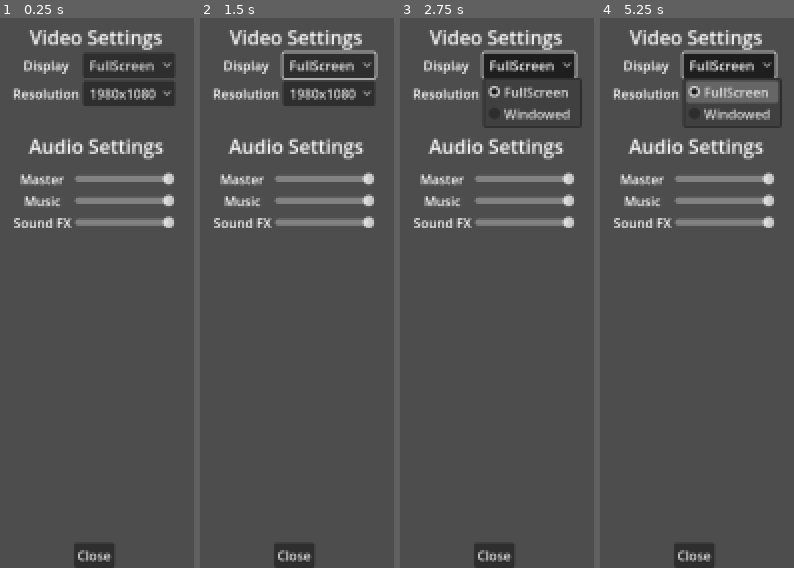
Above: before the commit, frames 1-4 (left to right).
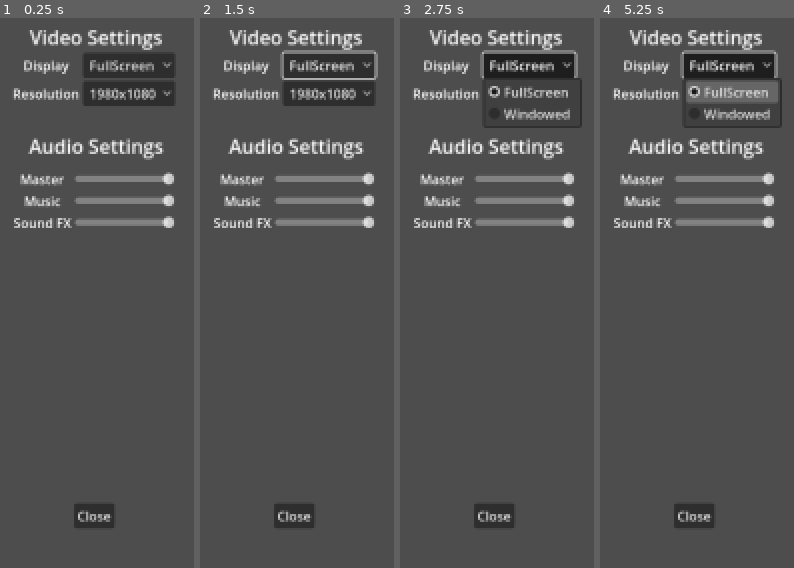
Above: after the commit, the same moments.

Repository: Enzo35/boss-rush-jam-2024.1
Game: Godot game, scene res://main.tscn
Same seed, same stepped clock (60 frames per second), same inputs: the game is played once before the commit and once after it.
Inputs:
- Up to frame 1 (0.25 s): no input
- Up to frame 2 (1.5 s): click "FullScreen" at 0.5 s; click "1980x1080" at 1.25 s
- Up to frame 3 (2.75 s): click "FullScreen" at 2 s
- Up to frame 4 (5.25 s): click "1980x1080" at 2.75 s; click "FullScreen" at 3.5 s; click "1980x1080" at 4.25 s; tap Enter at 5 s

The runs differ from the first frame. In frame 1, 1.5% of the frame differs, in the area x 38-59%, y 88-100%; in frame 2, 1.5%; in frame 3, 1.5%; in frame 4, 1.5%.

Commit message:
fineshed settings window

Diff:
--- a/main.gd
+++ b/main.gd
@@ -50,3 +50,25 @@
 
 func _on_display_option_button_item_selected(index):
 	set_video.set_display(set_video.WINDOW_DISPLAY_ARRAY[index])
+
+
+func _on_resolution_option_button_item_selected(index):
+	set_video.set_resolution(set_video.WINDOW_RESOLUTION_DIC.values()[index])
+
+
+func _on_master_h_slider_value_changed(value):
+	AudioServer.set_bus_volume_db(0, value)
+	print(AudioServer.get_bus_name(0))
+	print(AudioServer.get_bus_volume_db(0))
+
+
+func _on_music_h_slider_value_changed(value):
+	AudioServer.set_bus_volume_db(1, value)
+	print(AudioServer.get_bus_name(1))
+	print(AudioServer.get_bus_volume_db(1))
+
+
+func _on_sound_fxh_slider_value_changed(value):
+	AudioServer.set_bus_volume_db(2, value)
+	print(AudioServer.get_bus_name(2))
+	print(AudioServer.get_bus_volume_db(2))
--- a/main.tscn
+++ b/main.tscn
@@ -109,9 +109,10 @@
 anchor_top = 1.0
 anchor_right = 0.5
 anchor_bottom = 1.0
-offset_left = -4.0
-offset_top = -8.0
-offset_right = 4.0
+offset_left = -25.0
+offset_top = -80.0
+offset_right = 25.0
+offset_bottom = -49.0
 grow_horizontal = 2
 grow_vertical = 0
 text = "Close"
@@ -257,9 +258,10 @@
 anchor_top = 1.0
 anchor_right = 0.5
 anchor_bottom = 1.0
-offset_left = -4.0
-offset_top = -8.0
-offset_right = 4.0
+offset_left = -25.0
+offset_top = -80.0
+offset_right = 25.0
+offset_bottom = -49.0
 grow_horizontal = 2
 grow_vertical = 0
 text = "Close"
@@ -296,4 +298,8 @@
 [connection signal="pressed" from="MainMenu/QuitButton" to="." method="_on_quit_button_pressed"]
 [connection signal="pressed" from="SettingsMenu/CloseSettingsButton" to="." method="_on_close_settings_button_pressed"]
 [connection signal="item_selected" from="SettingsMenu/VideoGridContainer/DisplayOptionButton" to="." method="_on_display_option_button_item_selected"]
+[connection signal="item_selected" from="SettingsMenu/VideoGridContainer/ResolutionOptionButton" to="." method="_on_resolution_option_button_item_selected"]
+[connection signal="value_changed" from="SettingsMenu/AudioGridContainer/MasterHSlider" to="." method="_on_master_h_slider_value_changed"]
+[connection signal="value_changed" from="SettingsMenu/AudioGridContainer/MusicHSlider" to="." method="_on_music_h_slider_value_changed"]
+[connection signal="value_changed" from="SettingsMenu/AudioGridContainer/SoundFXHSlider" to="." method="_on_sound_fxh_slider_value_changed"]
 [connection signal="pressed" from="CreditsMenu/CloseCreditsButton" to="." method="_on_close_credits_button_pressed"]
